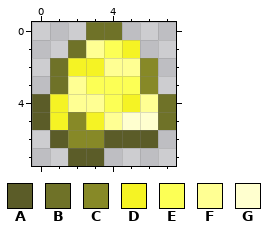
One commit to this pixel-art sprite: Content/Items/Placeables/ElectrumOre.png. This is how it looked before the edit.
The file is 16x16 pixels, drawn in blocks of 2x2; one block is one cell here.
Palette (. is transparent): A #5b5c28  B #6f7228  C #878927  D #f5f324  E #fcff55  F #ffff93  G #ffffcf
Pixels before, first column x 0:
0 ...BB...
1 ..BFED..
2 .BDDFFC.
3 .BFEEEC.
4 ADFFEDFB
5 ADCDFGGB
6 .ACCAAA.
7 ..AA....
After:
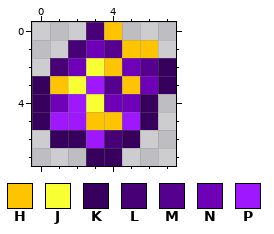
Colours new in this view: H #ffc400  J #f8ff33  K #37005d  L #470076  M #56008f  N #6e00b8  P #9e17ff
Log entry: Edit electrum ore/bar texture
The exact change:
Changed rows in their new state; - is an unchanged pixel.
first column x 0:
0 ---LH---
1 --LNMHH-
2 -LNJHNMK
3 KHJPMHNK
4 KNPJNNK.
5 KPPHHPK.
6 -KKPLK.-
7 --.KK---
Changed places in both pictures, as pixel boxes (x1, y1, x2, y2):
changed: (32, 22, 176, 166)
